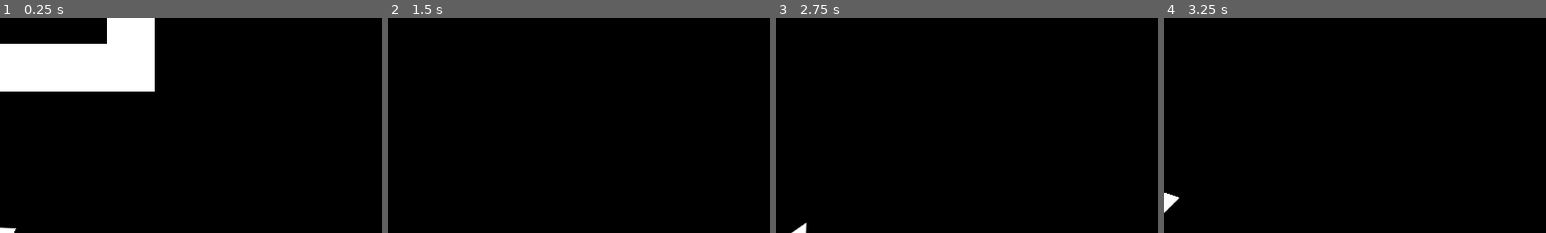
Above: before the commit, frames 1-4 (left to right).
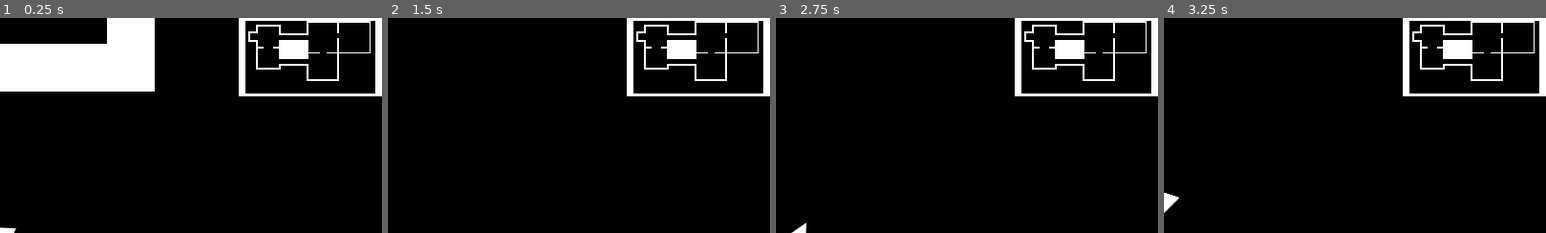
Above: after the commit, the same moments.

Repository: GeezerLMAO/2D-Topdown-Shooter
Game: Godot game, scene res://Scenes/Game.tscn
The game is run twice, just before and just after one commit, with the same random seed, the same clock (stepped at 60 frames per second) and the same inputs. The project has no main scene, so this scene is started directly.
Inputs (mouse positions are % of the whole screen's width and height, from its top left):
- Up to frame 1 (0.25 s): no input
- Up to frame 2 (1.5 s): tap Enter at 0.5 s; move the mouse to (72, 45) at 0.52 s; hold D (move_right) 0.53-1.28 s; right-click (72, 45) at 0.6 s; move the mouse to (30, 55) at 1.27 s; hold S (move_down) from 1.28 s (still down); right-click (30, 55) at 1.35 s
- Up to frame 3 (2.75 s): move the mouse to (60, 28) at 2.02 s; release S (move_down) at 2.03 s; hold D (move_right) from 2.03 s (still down); right-click (60, 28) at 2.1 s
- Up to frame 4 (3.25 s): move the mouse to (45, 70) at 2.77 s; release D (move_right) at 2.78 s; hold W (move_up) from 2.78 s (still down); right-click (45, 70) at 2.85 s
The pictures show only the part of the screen within x 50-100%, y 0-50%; the shares and areas given below are measured in that part.

The runs differ from the first frame. In frame 1, 3.8% of the frame differs, in the area x 62-100%, y 0-37%; in frame 2, 3.8%; in frame 3, 3.8%; in frame 4, 3.8%.

Commit message:
Created a test map

Diff:
--- a/2DTopdownShooter/Scenes/Game.tscn
+++ b/2DTopdownShooter/Scenes/Game.tscn
@@ -1,7 +1,8 @@
-[gd_scene load_steps=3 format=2]
+[gd_scene load_steps=4 format=2]
 
 [ext_resource path="res://Prefab/Player.tscn" type="PackedScene" id=1]
 [ext_resource path="res://Tilesets/default_tiles.tres" type="TileSet" id=2]
+[ext_resource path="res://Art/map.png" type="Texture" id=3]
 
 [node name="Game" type="Node2D"]
 
@@ -12,6 +13,41 @@
 anchor_right = 1.0
 anchor_bottom = 1.0
 color = Color( 0, 0, 0, 1 )
+__meta__ = {
+"_edit_use_anchors_": false
+}
+
+[node name="CanvasLayer" type="CanvasLayer" parent="."]
+layer = 2
+
+[node name="HUD" type="Control" parent="CanvasLayer"]
+anchor_left = 1.0
+anchor_right = 1.0
+anchor_bottom = 1.0
+__meta__ = {
+"_edit_use_anchors_": false
+}
+
+[node name="Map" type="ColorRect" parent="CanvasLayer/HUD"]
+anchor_left = 1.0
+anchor_right = 1.0
+margin_left = -192.0
+margin_bottom = 105.0
+__meta__ = {
+"_edit_use_anchors_": false
+}
+
+[node name="TextureRect" type="TextureRect" parent="CanvasLayer/HUD/Map"]
+anchor_left = 0.5
+anchor_top = 0.5
+anchor_right = 0.5
+anchor_bottom = 0.5
+margin_left = -87.0
+margin_top = -48.5
+margin_right = 87.0
+margin_bottom = 48.5
+texture = ExtResource( 3 )
+expand = true
 __meta__ = {
 "_edit_use_anchors_": false
 }
Binary file added: 2DTopdownShooter/Art/map.png
Not shown, changed: 2DTopdownShooter/Art/map.png.import
Not shown, changed: 2DTopdownShooter/addons/tilemap_to_png/tilemap_to_png.gd
Binary file removed: 2DTopdownShooter/test.png
